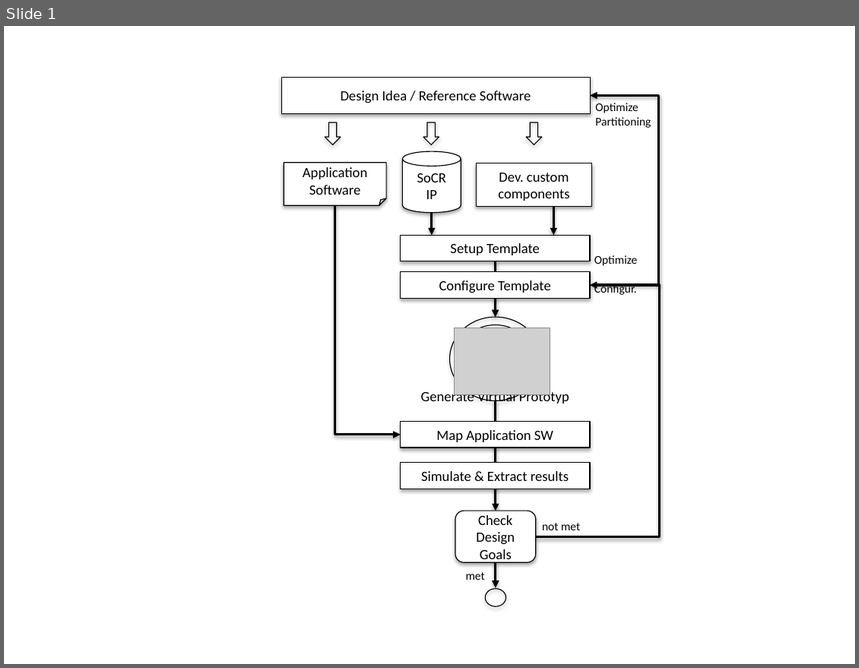
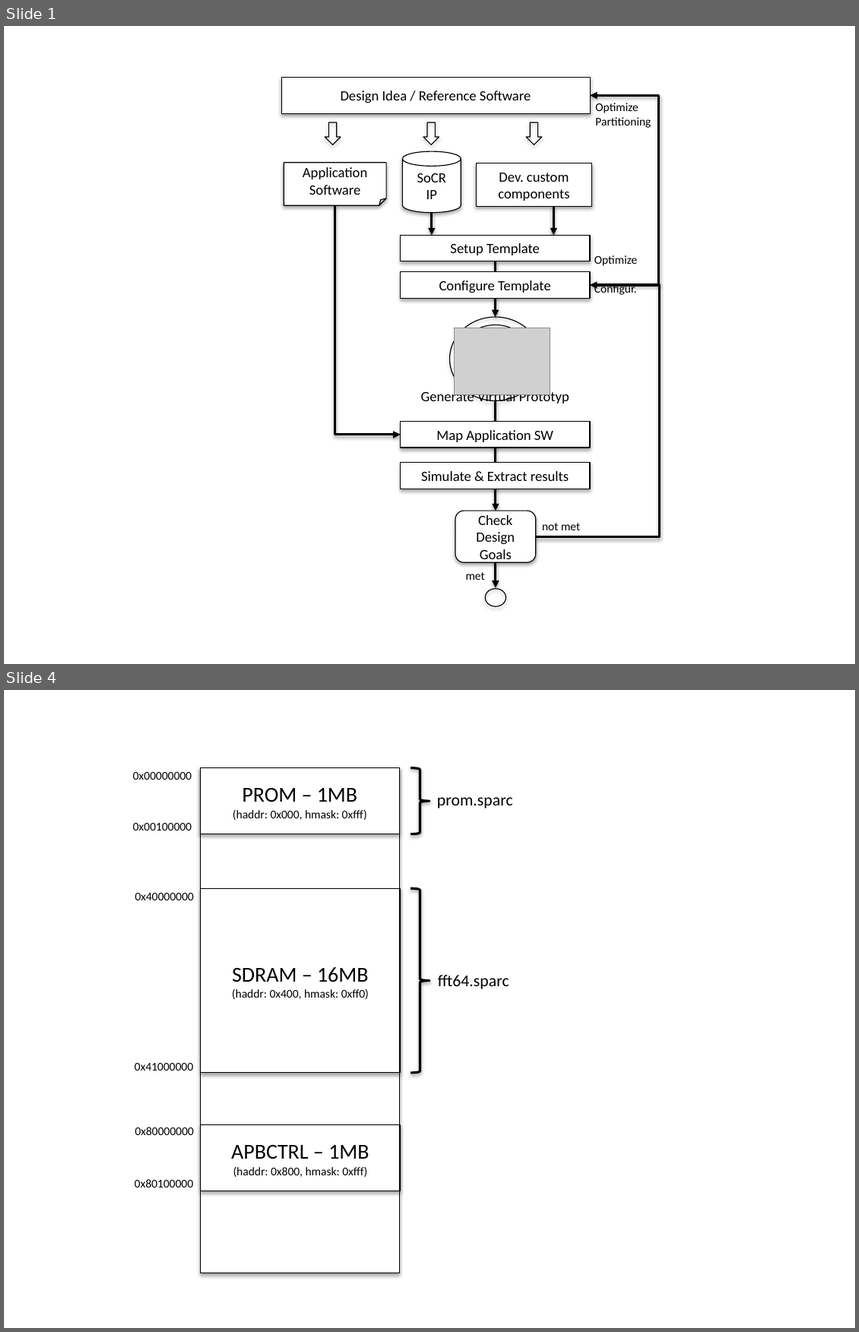
Before and after one commit to socrocket/core, a slide deck: doc/socrocket_flow.pptx. Shown one above the other, each under a label of ours: slide 1 before the commit, slides 1 and 4 after it; the slides between them are not shown. The pictures are 859x668 and 859x1332 pixels, drawn with LibreOffice and Linux fonts; fonts in the diff are those of the drawing; grey boxes stand for pictures. Boxes give left, top, right and bottom in pixels: in the first picture for what was removed or moved away, otherwise in the second. Text is boxed around its words. In the diff, an @@ line names an element or a change of style, - is before the commit and + after.

```diff
--- a/doc/socrocket_flow.pptx
+++ b/doc/socrocket_flow.pptx
@@ slide 4 added at [4,690,855,1328], background #FFFFFF @@
@@ group added at [133,768,513,1274]: 8 texts, 4 rectangles, 2 right braces @@
+PROM – 1MB
+(haddr: 0x000, hmask: 0xfff)
+SDRAM – 16MB
+(haddr: 0x400, hmask: 0xff0)
+0x00000000
+0x00100000
+0x40000000
+0x41000000
+0x80000000
+0x80100000
+APBCTRL – 1MB
+(haddr: 0x800, hmask: 0xfff)
+prom.sparc
+fft64.sparc
```
Also in this commit, not shown: 2 other slides added, 1 other file.
